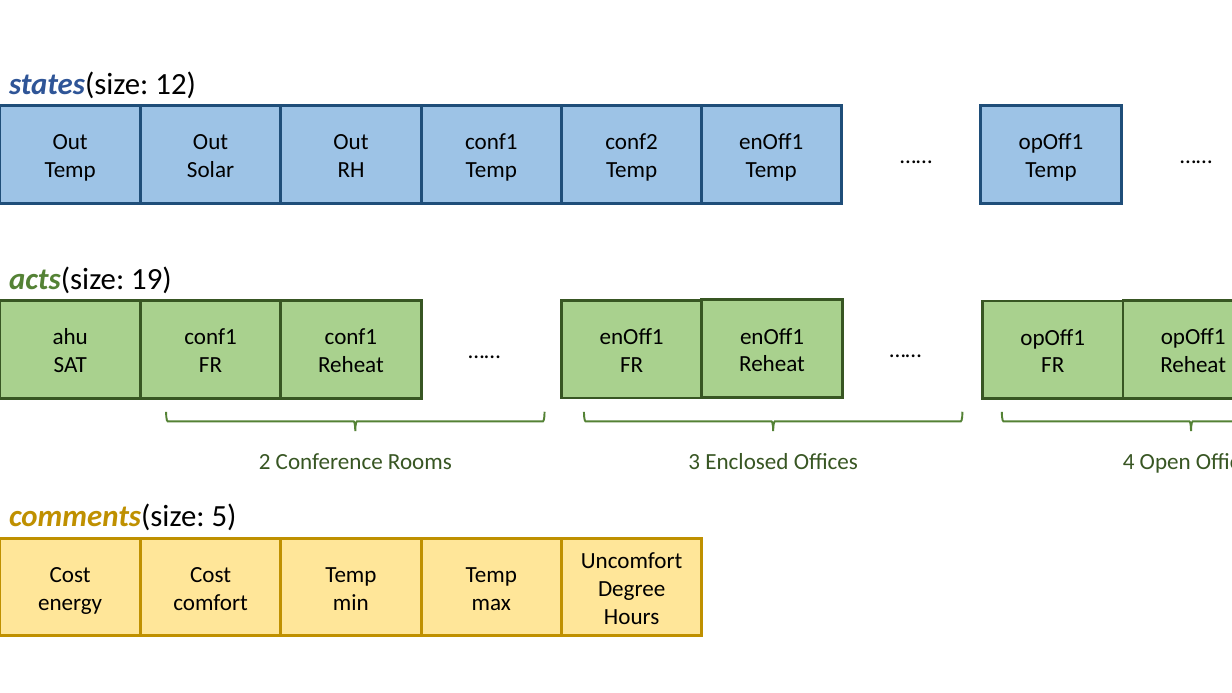
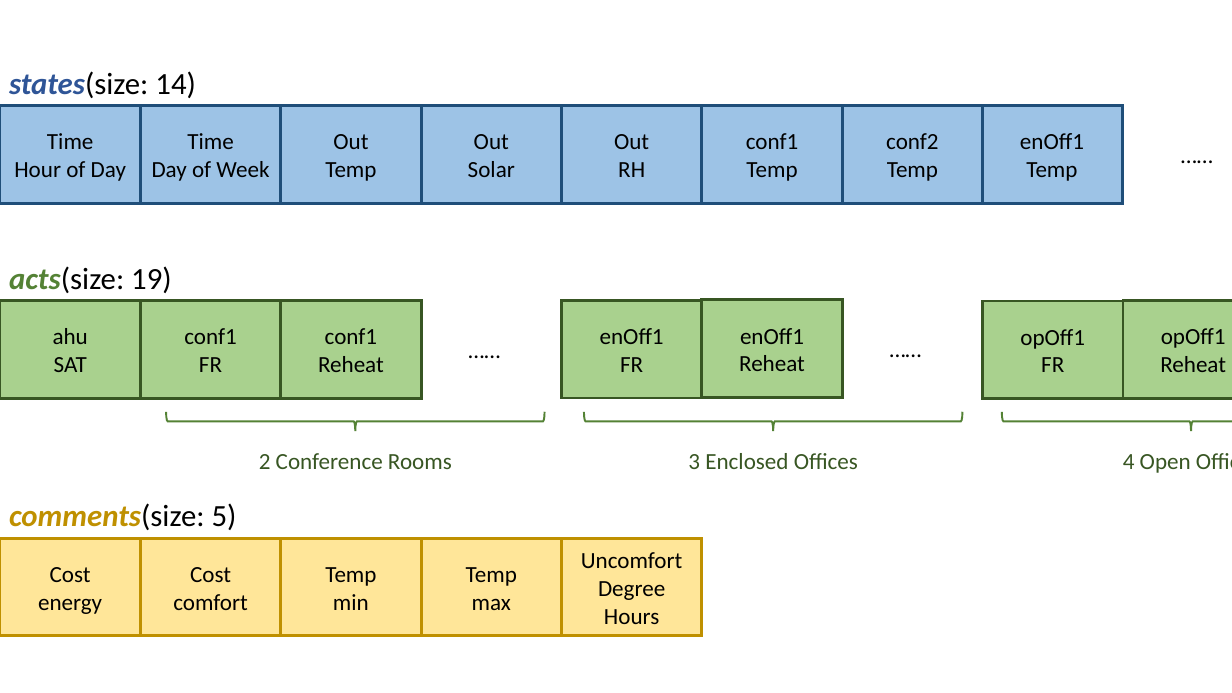
Before and after one commit to WalterZWang/AlphaBuilding-MedOffice, a slide deck: slide 1 of docs/fig/figs.pptx. Drawn at 1232x693 pixels with LibreOffice and Linux fonts; fonts in the diff are those of the drawing. Boxes give left, top, right and bottom in pixels: in the first picture for what was removed or moved away, otherwise in the second. Text is boxed around its words. In the diff, an @@ line names an element or a change of style, - is before the commit and + after.

```diff
--- a/docs/fig/figs.pptx
+++ b/docs/fig/figs.pptx
@@ text at <box>9,71,196,98</box>: text changed @@
-states(size: 12)
+states(size: 14)
@@ rectangle added at <box>0,105,140,203</box>, fill #9DC3E6, outline #1F4E79 2.25 pt, 18 pt, text #000000 @@
+Time
+Hour of Day
@@ rectangle added at <box>140,105,281,203</box>, fill #9DC3E6, outline #1F4E79 2.25 pt, 18 pt, text #000000 @@
+Time
+Day of Week
@@ rectangle removed at <box>982,105,1122,203</box> @@
-opOff1
-Temp
@@ 6 rectangles, 1 text: place and size @@
-6 rectangles, 1 text at <box>0,105,961,203</box>
+6 rectangles, 1 text at <box>281,105,1232,203</box>
```
Also in this commit, not shown: 1 other file.
